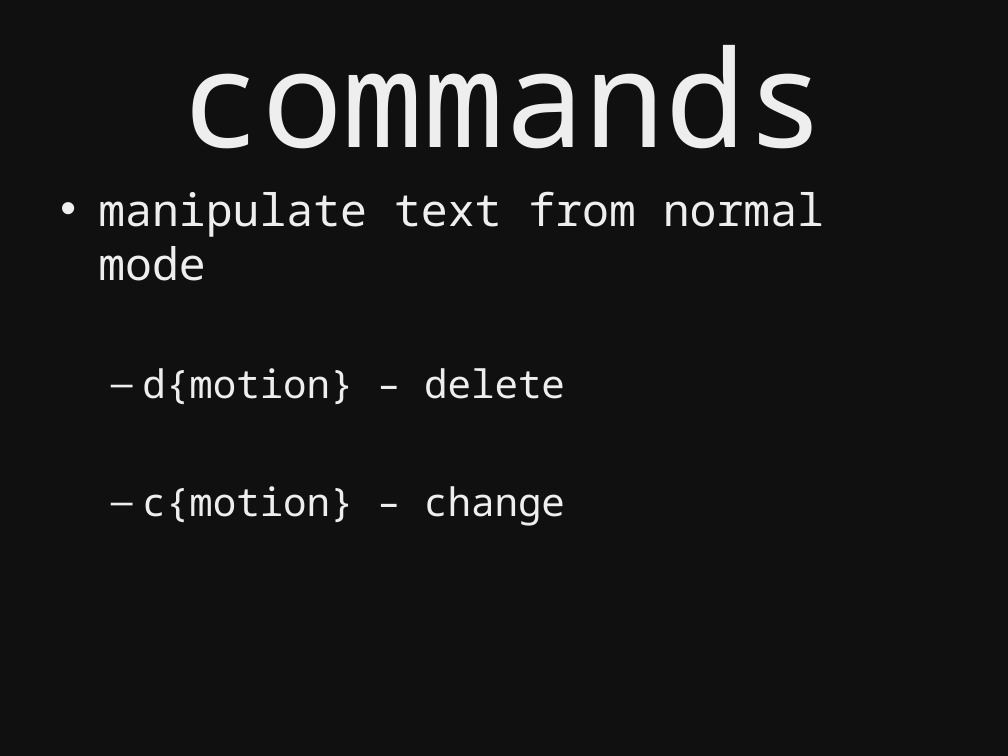
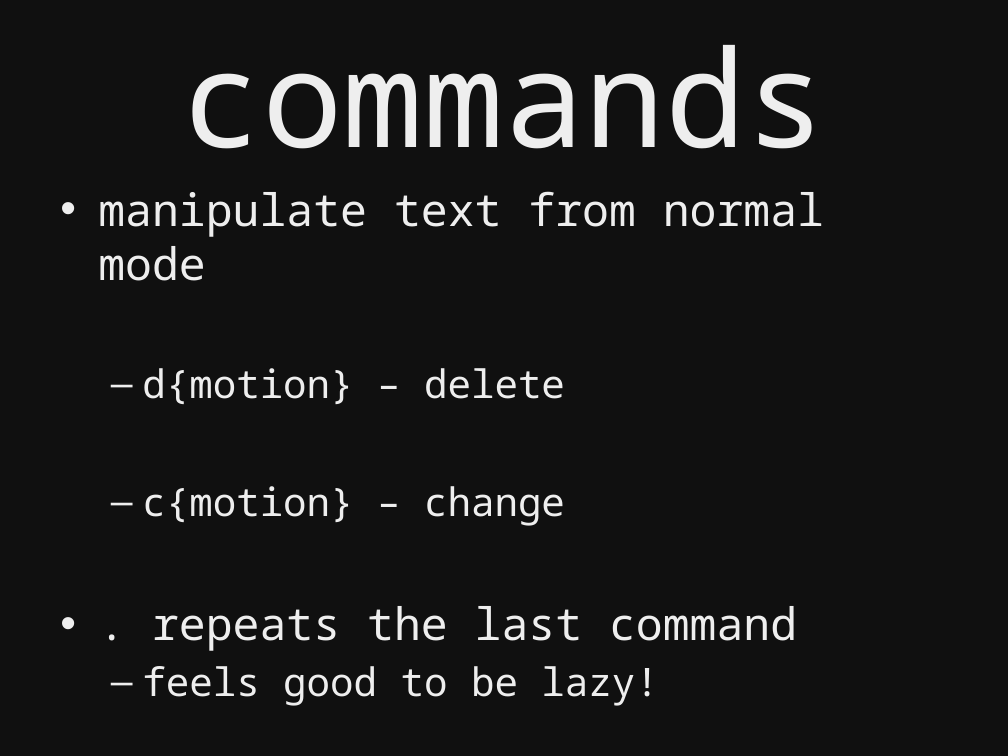
Before and after one commit to kyletolle/talks, a slide deck: slide 26 of beginning_vim-04.17.2012.pptx (slide 29 before the commit). Drawn at 1008x756 pixels with LibreOffice and Linux fonts; fonts in the diff are those of the drawing. Boxes give left, top, right and bottom in pixels: in the first picture for what was removed or moved away, otherwise in the second. Text is boxed around its words. In the diff, an @@ line names an element or a change of style, - is before the commit and + after.

```diff
--- a/beginning_vim-04.17.2012.pptx
+++ b/beginning_vim-04.17.2012.pptx
@@ text at (142,606,797,706): paragraphs added @@
+• . repeats the last command
+  – feels good to be lazy!
```
Also in this commit, not shown: 16 other slides changed, 10 slides added, 4 slides removed.
